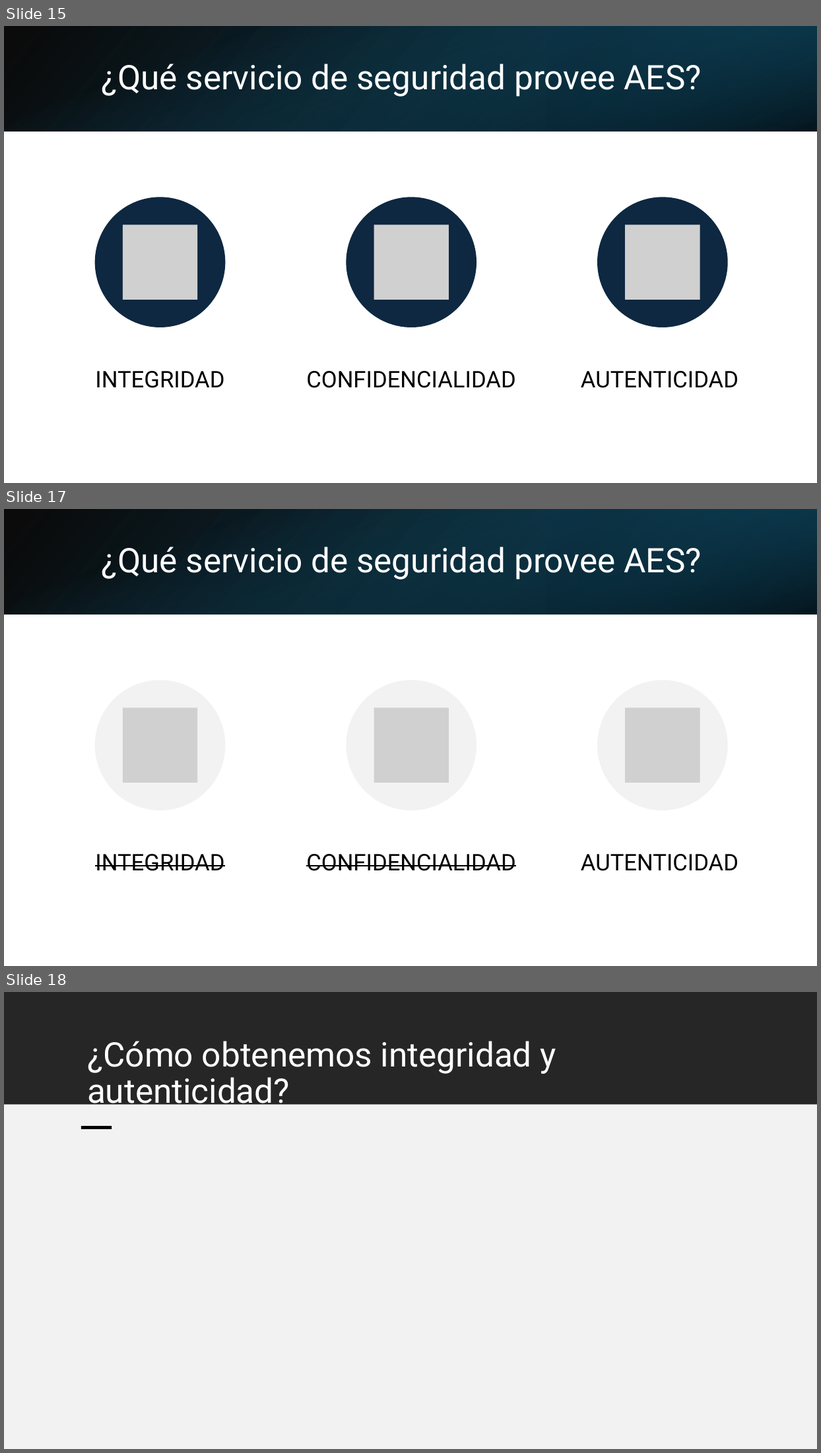
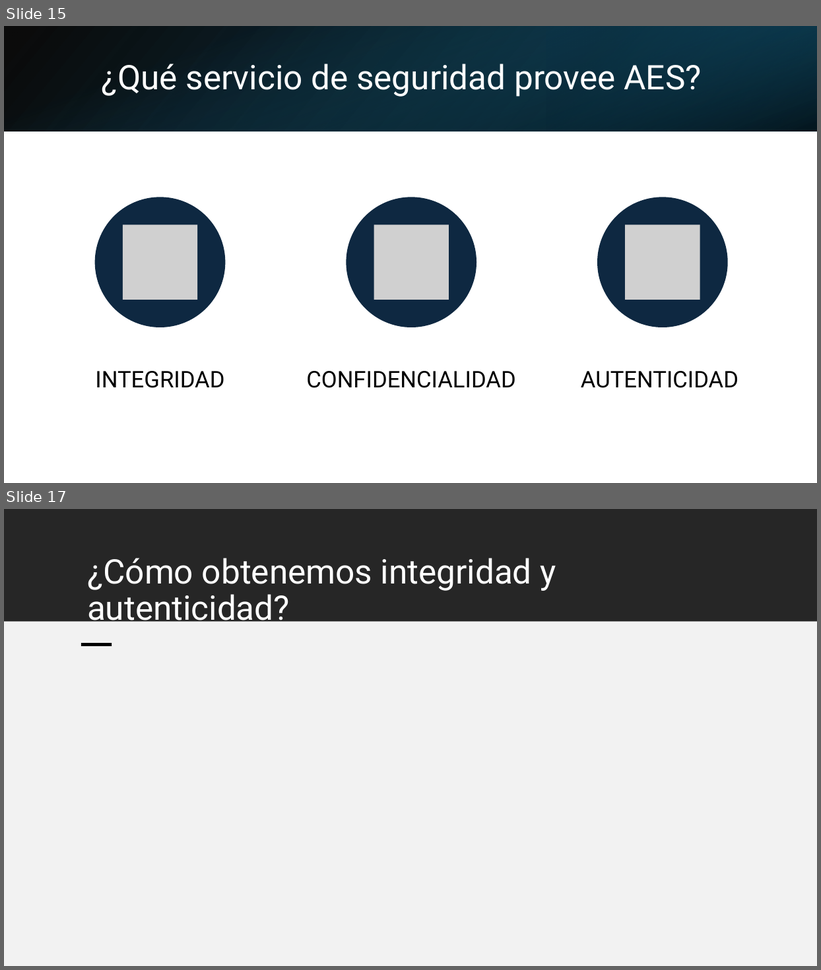
Before and after one commit to AlexPs06/Funciones-hash-vectorizadas, a slide deck: presentacion cripto hash.pptx. Shown one above the other, each under a label of ours: slides 15, 17 and 18 before the commit, slides 15 and 17 after it; the slides between them are not shown. The pictures are 821x1453 and 821x970 pixels, drawn with LibreOffice and Linux fonts; fonts in the diff are those of the drawing; grey boxes stand for pictures. Boxes give left, top, right and bottom in pixels: in the first picture for what was removed or moved away, otherwise in the second. Text is boxed around its words. In the diff, an @@ line names an element or a change of style, - is before the commit and + after.

```diff
--- a/presentacion cripto hash.pptx
+++ b/presentacion cripto hash.pptx
@@ slide 17 removed at (x1=4, y1=509, x2=817, y2=966), background #FFFFFF @@
@@ rectangle removed at (x1=4, y1=509, x2=817, y2=614) @@
@@ rectangle removed at (x1=4, y1=509, x2=817, y2=614) @@
@@ rectangle removed at (x1=547, y1=509, x2=817, y2=614) @@
@@ title removed at (x1=102, y1=547, x2=701, y2=580) @@
-¿Qué servicio de seguridad provee AES?
@@ group removed at (x1=95, y1=681, x2=739, y2=871): 3 ellipses, 3 pictures, 3 texts @@
-INTEGRIDAD
-CONFIDENCIALIDAD
-AUTENTICIDAD
@@ what was slide 18 is now slide 17 @@
```
Also in this commit, not shown: 2 slides changed, 1 other file.
